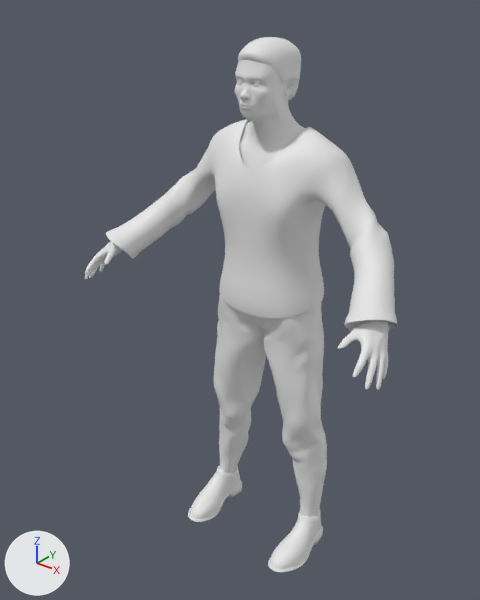
An edit to the FBX model PotyguaraGame/Assets/NPCs and Characters/Band/Extras/Cajon_player.fbx, drawn before and after from the same camera.
One viewpoint serves both versions: a 50 mm lens placed at (1.208, -1.694, 1.953), pointed at (-0.05, -0.121, 0.978). The axes (+X, +Y, +Z) are drawn at lower left. The lights are the same throughout.

Names of what the first picture shows: 'Clothes', 'Extra1', 'Hair1', 'Hands'.
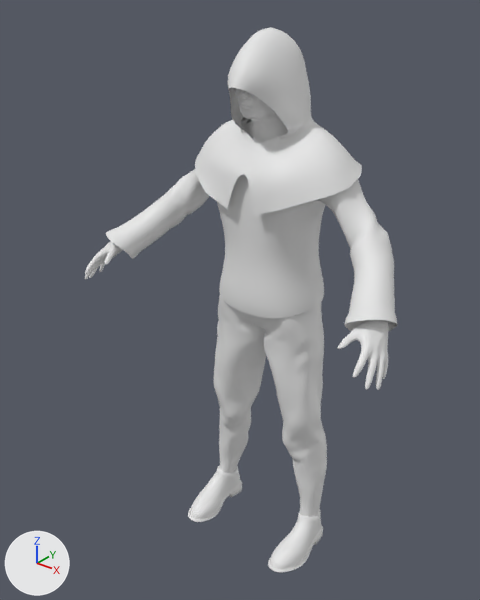
Edits to the scene script, one JSON object a line:
```json
{"op": "add", "block": "me_circle_002", "code": ["me_circle_002 = bpy.data.meshes.new('Circle.002')", "me_circle_002.from_pydata(...)  # 714 vertices, 672 faces; spans x -0.293..0.293, y -0.217..0.13, z 1.311..1.825"]}
{"op": "add", "block": "ob_hood", "code": ["ob_hood = bpy.data.objects.new('Hood', me_circle_002)", "ob_hood.location = (0.0, 0.0, 0.0)"]}
```

Pixel boxes (x1, y1, x2, y2) of what changed, in the pictures (480 x 600 px):
```json
{"object": "Hood", "change": "added", "after": [195, 27, 362, 216]}
{"object": "Extra1", "change": "unchanged, covered by the edit", "before": [235, 60, 305, 170], "after": [235, 88, 288, 144]}
{"object": "Hair1", "change": "unchanged, covered by the edit", "before": [238, 37, 301, 100]}
```
